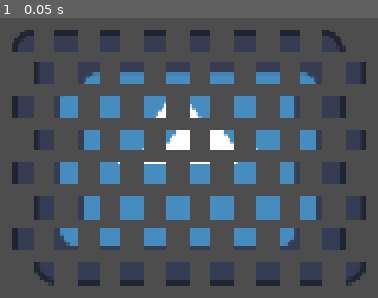
Above: before the commit, frame 1.
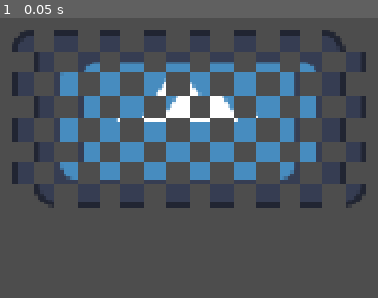
Above: after the commit, the same moment.

Repository: SquiggelSquirrel/AdvancedAutoTile
Game: Godot game, scene res://testing/base_testing.tscn
The game is run twice, just before and just after one commit, with the same random seed, the same clock (stepped at 60 frames per second) and the same inputs. The project has no main scene, so this scene is started directly. The engine's default icon, where the game draws it, is replaced by a stand-in: a white triangle on a blue panel in a dark square.
Inputs:
- Up to frame 1 (0.05 s): no input

The runs differ from the first frame. In frame 1, 25% of the frame differs, in the area x 3-97%, y 12-96%.

Commit message:
Begin setting up tile-map edit tab, add grid overlay support

Diff:
--- a/testing/base_testing.tscn
+++ b/testing/base_testing.tscn
@@ -70,7 +70,7 @@
 7:7/0 = 0
 
 [sub_resource type="TileSet" id="TileSet_t6efk"]
-tile_shape = 3
+tile_shape = 1
 tile_size = Vector2i(32, 32)
 sources/0 = SubResource("TileSetAtlasSource_dpgl4")
 
--- a/testing/tile_map_layer.tscn
+++ b/testing/tile_map_layer.tscn
@@ -1,4 +1,4 @@
-[gd_scene format=3 uid="uid://crld6mjdfhec6"]
+[gd_scene format=4 uid="uid://crld6mjdfhec6"]
 
 [ext_resource type="Script" uid="uid://b4lmdag5yvoi3" path="res://addons/advanced_autotiles/advanced_tile_set/advanced_tile_set.gd" id="1_6vt83"]
 [ext_resource type="Texture2D" uid="uid://ctqiwidhsjd2" path="res://icon.svg" id="2_lk1su"]
@@ -51,35 +51,37 @@
 5:0/1 = 1
 
 [sub_resource type="TileSet" id="TileSet_8e8nc"]
+tile_offset_axis = 1
+tile_size = Vector2i(16, 8)
 custom_data_layer_0/name = "_advanced_autotiles"
 custom_data_layer_0/type = 27
 sources/0 = SubResource("TileSetAtlasSource_x2tp6")
 script = ExtResource("1_6vt83")
-_bindings = PackedInt32Array()
-_priorities = PackedInt32Array()
+advanced_shape = 4
+advanced_axis = 1
 advanced_terrain_count = 3
 advanced_terrain_0/name = "Terrain 0"
 advanced_terrain_0/color = Color(0.8039216, 0.36078432, 0.36078432, 1)
 advanced_terrain_0/mode = 1
-advanced_terrain_0/priority = 0
+advanced_terrain_0/priority = 1
 advanced_terrain_0/auto_binding = true
 advanced_terrain_0/bindings = 0
 advanced_terrain_1/name = "Terrain 1"
 advanced_terrain_1/color = Color(0.8039216, 0.4937255, 0.36078432, 1)
 advanced_terrain_1/mode = 2
-advanced_terrain_1/priority = 0
+advanced_terrain_1/priority = 2
 advanced_terrain_1/auto_binding = true
 advanced_terrain_1/bindings = 0
 advanced_terrain_2/name = "Terrain 2"
 advanced_terrain_2/color = Color(0.8039216, 0.62666667, 0.36078432, 1)
 advanced_terrain_2/mode = 3
-advanced_terrain_2/priority = 0
+advanced_terrain_2/priority = 3
 advanced_terrain_2/auto_binding = true
 advanced_terrain_2/bindings = 0
 metadata/_custom_type_script = "uid://b4lmdag5yvoi3"
 
 [node name="TileMapLayer" type="TileMapLayer" unique_id=1109048334]
-tile_map_data = PackedByteArray(0, 0, 0, 0, 0, 0, 0, 0, 1, 0, 0, 0, 0, 0)
+tile_map_data = PackedByteArray("AAACAAMAAAAEAAIAAAADAAQAAAAEAAIAAAAEAAQAAAAEAAIAAAAEAAUAAAAEAAIAAAAFAAUAAAAEAAIAAAAFAAYAAAAEAAIAAAAHAAYAAAAEAAIAAAAIAAYAAAAEAAIAAAAJAAcAAAAEAAIAAAA=")
 tile_set = SubResource("TileSet_8e8nc")
 
 [node name="Node2D" type="Node2D" parent="." unique_id=1491467165]
Not shown, changed: addons/advanced_autotiles/advanced_tile_set/advanced_tile_set.gd
Not shown, changed: addons/advanced_autotiles/docker/docker.gd
Not shown, added: addons/advanced_autotiles/docker/painting/button_select.gd
Not shown, added: addons/advanced_autotiles/docker/painting/button_select.gd.uid
Not shown, changed: addons/advanced_autotiles/docker/painting/painting.gd
Not shown, changed: addons/advanced_autotiles/docker/painting/painting.tscn
Not shown, changed: addons/advanced_autotiles/plugin.gd
